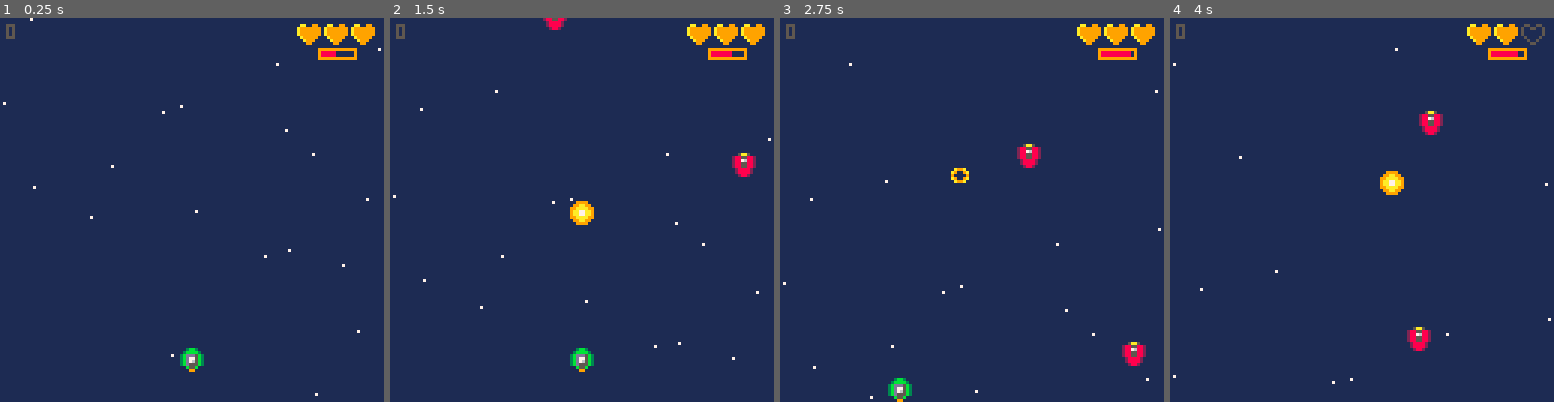
Above: before the commit, frames 1-4 (left to right).
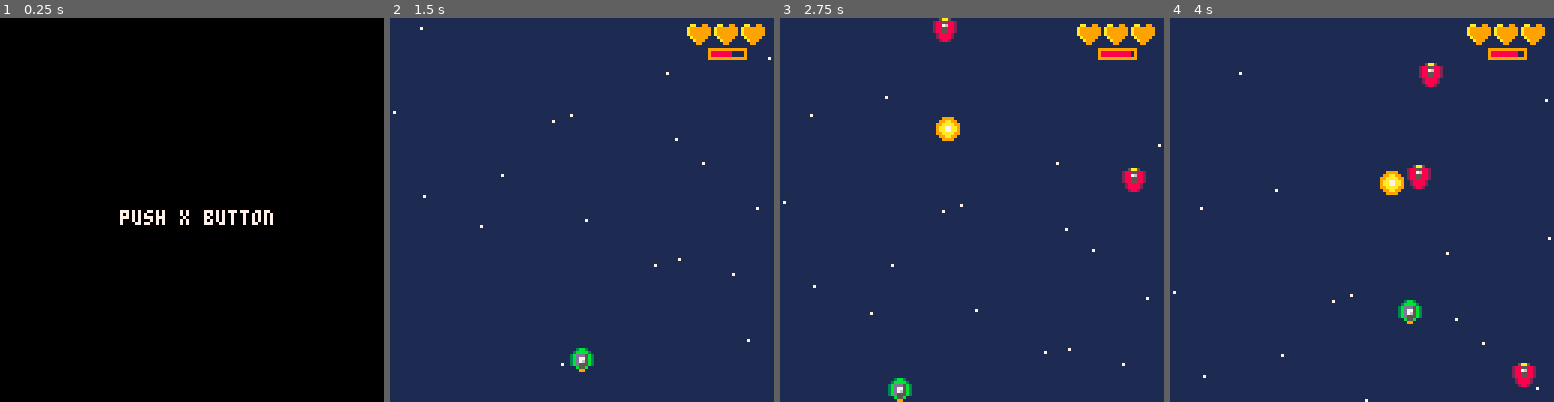
Above: after the commit, the same moments.

Repository: eSuardOdin/my_pico-8_games
Game: PICO-8 cartridge shmup/shmup.p8
The game is run twice, just before and just after one commit, with the same random seed, the same clock (stepped at 60 frames per second) and the same inputs.
Inputs:
- Up to frame 1 (0.25 s): no input
- Up to frame 2 (1.5 s): tap X (X key) at 1.07 s
- Up to frame 3 (2.75 s): hold Left 1.97-2.37 s; tap X (X key) at 2.07, 2.4, 2.73 s; hold Down from 2.42 s (still down)
- Up to frame 4 (4 s): release Down at 2.82 s; hold Right 2.87-3.53 s; tap X (X key) at 3.07, 3.4, 3.73 s; hold Up from 3.58 s (still down)

The runs differ from the first frame. In frame 1, 100% of the frame differs, in the area x 0-100%, y 0-100%; in frame 2, 1.1%; in frame 3, 2.0%; in frame 4, 2.4%.

Commit message:
Game state ok

Diff:
--- a/shmup/shmup.p8
+++ b/shmup/shmup.p8
@@ -8,37 +8,49 @@
 	make_ship()
 	make_wpn()
 	make_foes()
+
+	state="menu"
 end
 
 function _update()
-	update_stars()
-	manage_ship()
-	fire()
-	fly_blt()
-	rmv_blt()
-
-	rmv_foes()
-	add_foes()
-	update_foes()
-	update_blts()
-
-	check_foe_collision()
+	if(state=="game")then
+		update_stars()
+		manage_ship()
+		fire()
+		fly_blt()
+		rmv_blt()
+
+		rmv_foes()
+		add_foes()
+		update_foes()
+		update_blts()
+
+		check_foe_collision()
+
+	elseif(state=="gameover")then
+
+	else
+		menu()
+	end
 end
 
 function _draw()
-	cls(1)
-	draw_stars()
-	draw_ship()
-	fire_flash()
-	draw_blt()
-	animate_hits()
-
-	show_load()
-	show_life()
-
-	draw_foes()
-
-	print(#blts,2,2,5)
+	cls(0)
+	if(state=="game")then
+		cls(1)
+		draw_stars()
+		draw_ship()
+		fire_flash()
+		draw_blt()
+		animate_hits()
+
+		show_load()
+		show_life()
+
+		draw_foes()
+	elseif(state=="menu")then
+		draw_menu()
+	end
 end
 
 -->8
@@ -95,6 +107,10 @@
 
 --handles ships ctrl
 function manage_ship()
+
+	if(ship.life==0)then
+		state="gameover"
+	end
  if(ship.inv>0)then
   ship.inv-=1
  end
@@ -224,6 +240,16 @@
 	end
 end
 
+function menu()
+	if(btn(❎))then
+		state="game"
+	end
+end
+
+function draw_menu()
+	print("push x button",
+	40,64,7)
+end
 -->8
 --enemy functions
 function make_foes()
